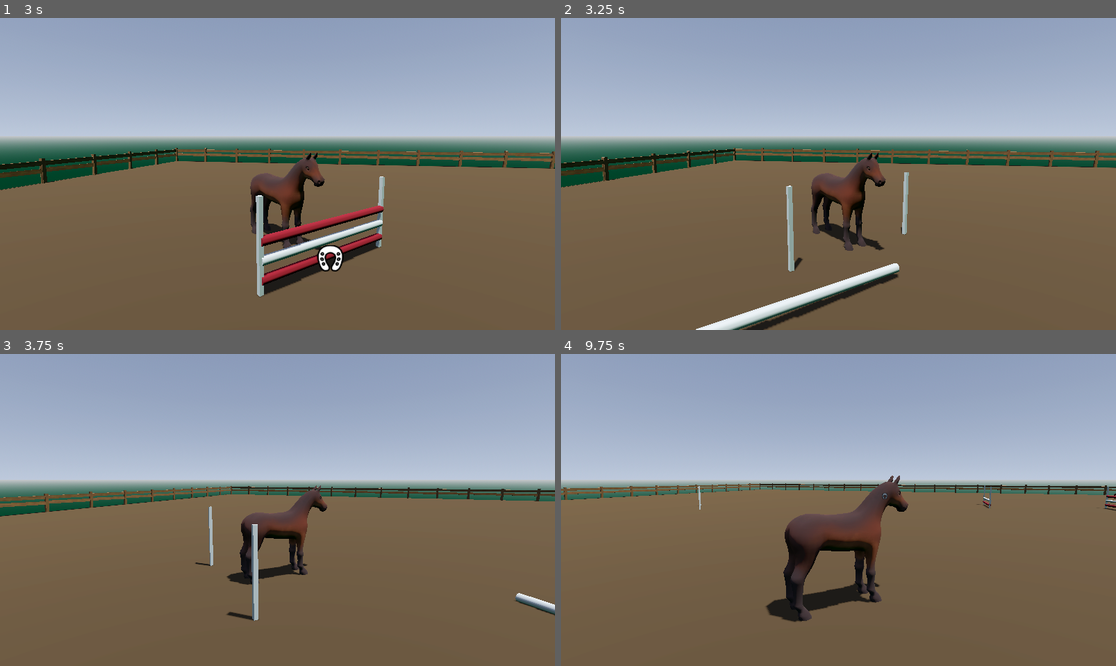
Above: before the commit, frames 1-4 (two rows, left to right).
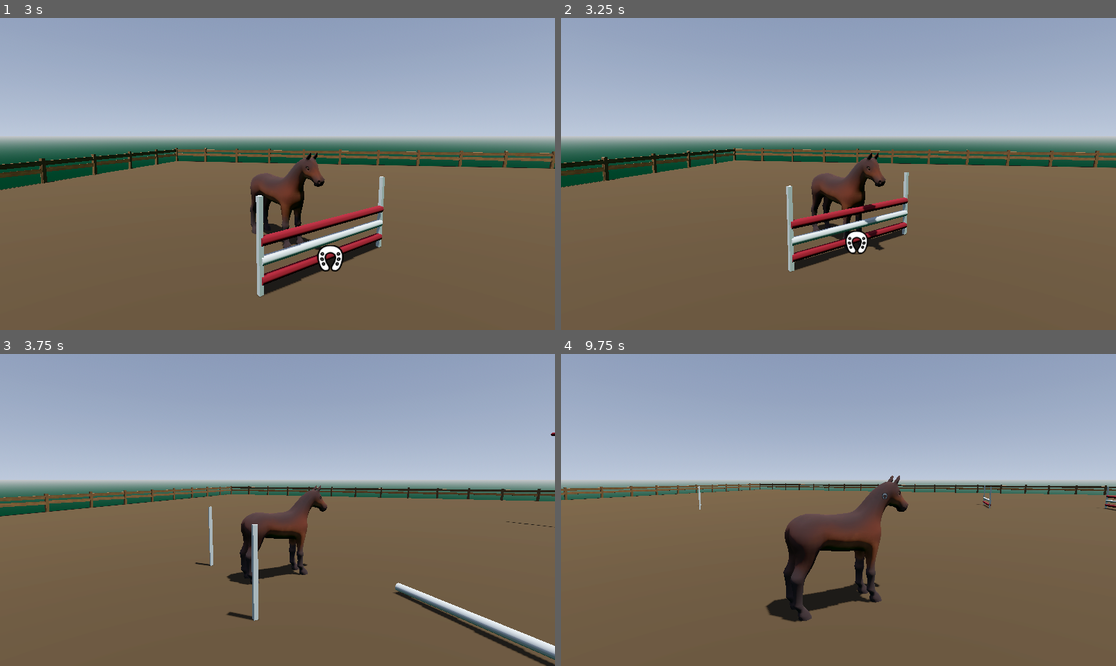
Above: after the commit, the same moments.

Repository: annasohva/PonyJump
Game: Godot game, scene res://game/main.tscn
The game is run twice, just before and just after one commit, with the same random seed, the same clock (stepped at 60 frames per second) and the same inputs.
Inputs (mouse positions are in pixels of both pictures, inside the frame that each line leads up to):
- Up to frame 1 (3 s): tap Enter at 0.5 s; move the mouse to (305, 174) at 0.52 s; hold Space (jump) 0.53-1.28 s; hold W (forward) from 0.53 s (still down); move the mouse to (249, 174) at 1.27 s; tap Space (jump) at 1.35, 1.52, 1.82, 2.85 s; move the mouse to (288, 167) at 2.02 s; hold Space (jump) 2.03-2.78 s; move the mouse to (271, 180) at 2.77 s
- Up to frame 2 (3.25 s): keep holding W (forward); tap Space (jump) at 3.02 s
- Up to frame 3 (3.75 s): keep holding W (forward); tap Space (jump) at 3.32 s; move the mouse to (316, 513) at 3.52 s; hold Space (jump) from 3.53 s (still down)
- Up to frame 4 (9.75 s): move the mouse to (794, 506) at 4.27 s; release Space (jump) at 4.28 s; tap Space (jump) at 4.35, 4.52, 4.82, 5.85, 6.02, 6.32, 7.35, 7.52, 7.82, 8.85, 9.02, 9.32 s; move the mouse to (844, 510) at 5.02 s; hold Space (jump) 5.03-5.78 s; move the mouse to (816, 503) at 5.77 s; release W (forward) at 5.78 s; hold D (right) 5.78-6.53 s; move the mouse to (866, 510) at 6.52 s; hold Space (jump) 6.53-7.28 s; hold W (forward) 6.53-8.78 s; move the mouse to (810, 510) at 7.27 s; move the mouse to (849, 503) at 8.02 s; hold Space (jump) 8.03-8.78 s; move the mouse to (832, 516) at 8.77 s; hold A (left) 8.78-9.53 s; move the mouse to (877, 513) at 9.52 s; hold W (forward) from 9.53 s (still down); hold Space (jump) from 9.53 s (still down)

Frame 1 is identical in both runs. In frame 2, 4.0% of the frame differs, in the area x 24-63%, y 57-100%; in frame 3, 1.8%; in frame 4, less than 0.1%.

Commit message:
Adjusted obstacle to work with the new collisions and improved logic

Diff:
--- a/actors/obstacle/obstacle.gd
+++ b/actors/obstacle/obstacle.gd
@@ -81,7 +81,7 @@
 				pole.is_dropped = true
 
 	# Updating the obstacle height after 3 sec to hide dropped poles
-	if poles_dropped > 0: get_tree().create_timer(3, false, true).timeout.connect(func(): height -= poles_dropped)
+	if poles_dropped > 0: adjust_height_after_delay(height - poles_dropped, 3)
 
 
 func set_activate(activate: bool) -> void:
@@ -106,6 +106,10 @@
 	return poles[height-1].position.y
 
 
+func adjust_height_after_delay(new_height: int, delay: float):
+	get_tree().create_timer(delay, false, true).timeout.connect(func(): height = new_height)
+
+
 func _on_jumping_area_1_body_entered(body: Node3D) -> void:
 	if body is Horse:
 		if current_status == StatusType.Active:
@@ -125,12 +129,15 @@
 			current_status = StatusType.Inactive
 
 
-func _on_obstacle_area_body_entered(body: Node3D) -> void:
-	if body is Horse:
-		print(current_status)
+func _on_obstacle_area_entered(area: Area3D) -> void:
+	var area_parent = area.get_parent()
+	if area.get_parent() is Horse:
 		if current_status == StatusType.Inactive or current_status == StatusType.Active:
 			EventSystem.OBS_crash.emit(current_status == StatusType.Active)
+
 			for pole in poles:
 				if pole.visible && !pole.is_dropped:
-					pole.crash(-body.transform.basis.z)
+					pole.crash(-area_parent.transform.basis.z)
 					pole.is_dropped = true
+
+			adjust_height_after_delay(0, 3)
--- a/actors/obstacle/obstacle.tscn
+++ b/actors/obstacle/obstacle.tscn
@@ -179,4 +179,4 @@
 [connection signal="body_exited" from="JumpingArea1" to="." method="_on_jumping_area_body_exited"]
 [connection signal="body_entered" from="JumpingArea2" to="." method="_on_jumping_area_2_body_entered"]
 [connection signal="body_exited" from="JumpingArea2" to="." method="_on_jumping_area_body_exited"]
-[connection signal="body_entered" from="ObstacleArea" to="." method="_on_obstacle_area_body_entered"]
+[connection signal="area_entered" from="ObstacleArea" to="." method="_on_obstacle_area_entered"]
